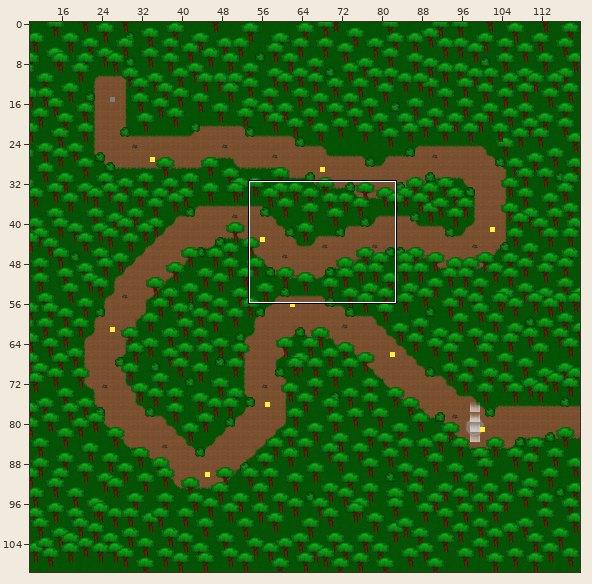
Level history. Tiled map: Level 1.tmx. Above: a wide view before the commit, with the close-up outlined.
Close-up. Before:
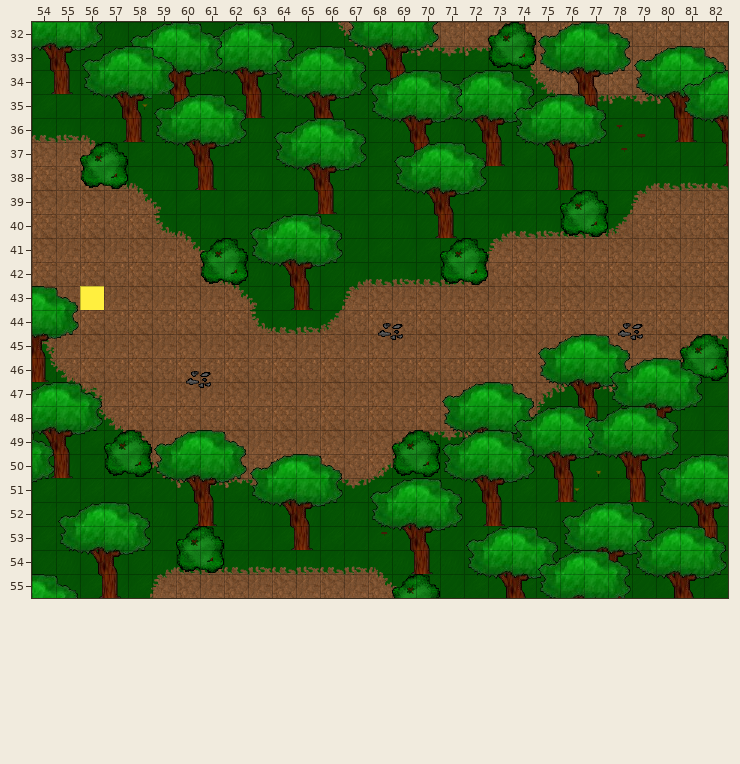
Cells are 32x32 px. Shown: x 54..82, y 32..55. The commit also changed other parts of the map, which this record leaves out.
And afterwards:
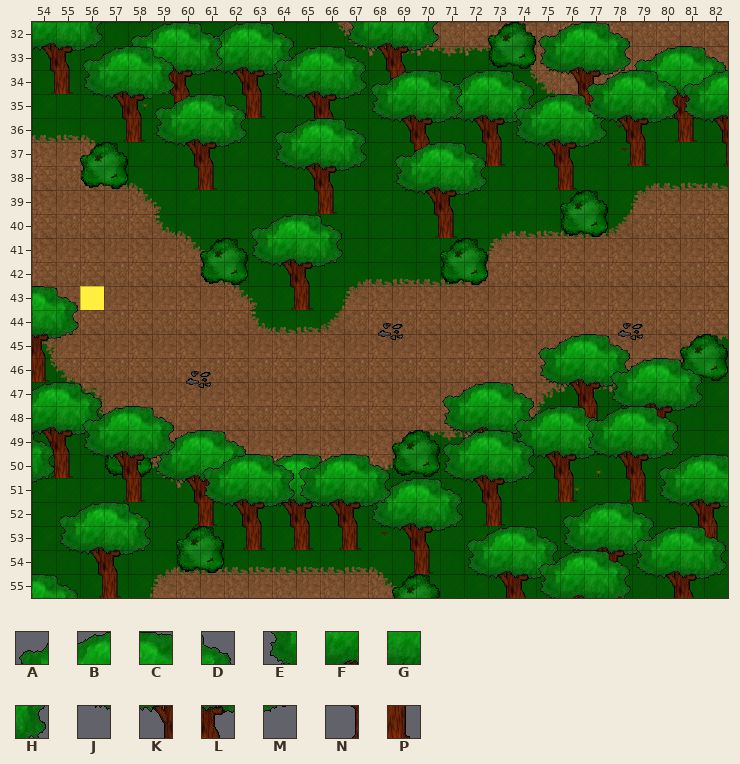
Key: from "Oak": A 0, B 1, C 2, D 3, E 4, F 5, G 6, H 7, J 8, K 9, L 10, M 11, N 13, P 14.
_ is an empty cell, . an unchanged one.
Difference:
--- layer "Trees c + Exit"
@@ x 77..80 @@
-34 ____
-35 ____
-36 ____
-37 .__.
+34 ABCD
+35 EFGH
+36 JKLM
+37 .NP.
@@ x 56..68 @@
-48 ____.........
-49 ____.........
-50 ____.________
-51 .__..________
-52 .....________
-53 ......__..__.
+48 ABCD.........
+49 EFGH.........
+50 JKLM.ABCDABCD
+51 .NP..EFGHEFGH
+52 .....JKLMJKLM
+53 ......NP..NP.
Boxes around the changes in both close-ups, in picture pixels (x1, y1, x2, y2):
added: (586, 70, 679, 166)
added: (82, 406, 175, 502)
added: (202, 454, 391, 550)
